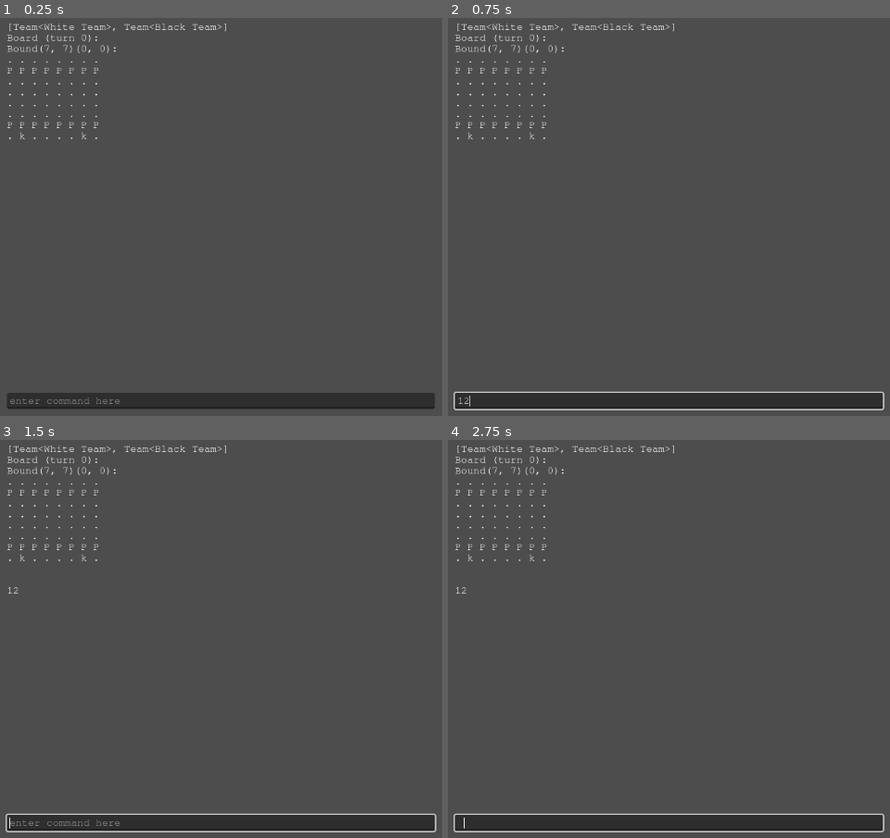
Above: before the commit, frames 1-4 (two rows, left to right).
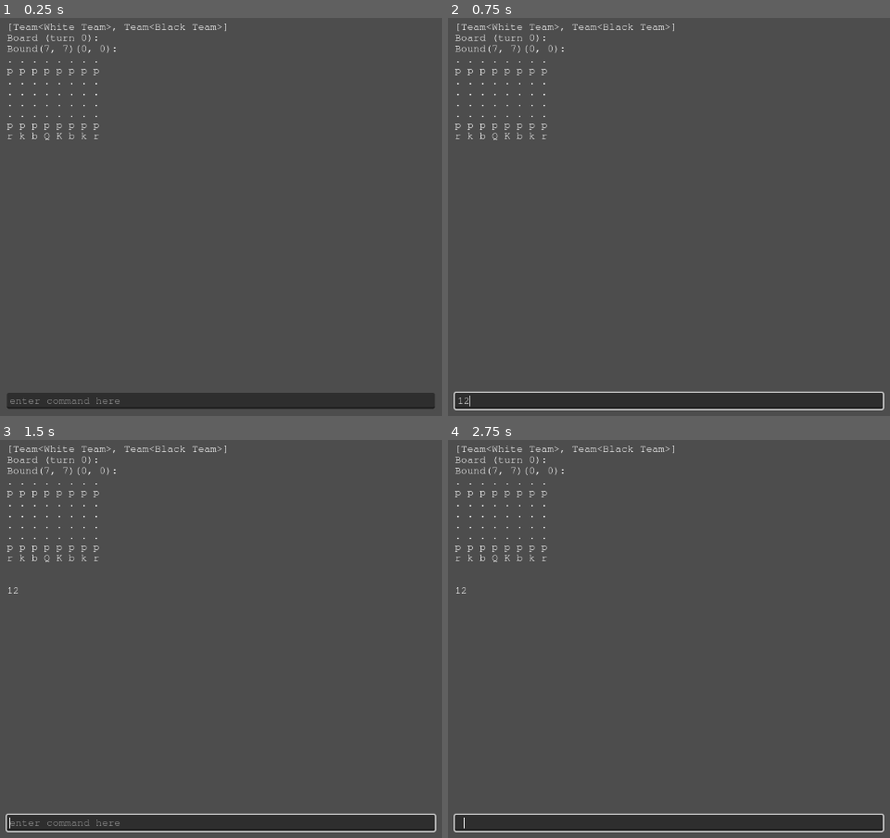
Above: after the commit, the same moments.

Repository: Roboticy3/Mess
Game: Godot game, scene res://default.tscn
Same seed, same stepped clock (60 frames per second), same inputs: the game is played once before the commit and once after it.
Inputs (mouse positions are in pixels of both pictures, inside the frame that each line leads up to):
- Up to frame 1 (0.25 s): no input
- Up to frame 2 (0.75 s): click (669, 400) at 0.52 s; type "12" at 0.6 s
- Up to frame 3 (1.5 s): tap Enter at 1.25 s
- Up to frame 4 (2.75 s): tap Space at 2 s

The runs differ from the first frame. In frame 1, 0.3% of the frame differs, in the area x 1-23%, y 12-31%; in frame 2, 0.3%; in frame 3, 0.3%; in frame 4, 0.3%.

Commit message:
Added the rest of the pieces, began work on complex behavior
Started working on castling

Diff:
--- a/Board Types/Board.gd
+++ b/Board Types/Board.gd
@@ -105,9 +105,6 @@
 
 	return p_new
 
-func take_piece(p:Piece) -> void:
-	var s := current_state
-
 func generate_options() -> void:
 	var s := current_state
 	var o := s.duplicate()
--- /dev/null
+++ b/Piece Types/Bishop2i.gd
@@ -0,0 +1,21 @@
+extends PieceType
+class_name Bishop2i
+
+const bishop2i_state_form := {
+	"position": Vector2i()
+}
+
+func _init():
+	name = "bishop2i"
+	state_form.merge(bishop2i_state_form, true)
+
+const directions:Array[Vector2i] = [
+	Vector2i(1, -1),
+	Vector2i(1, 1),
+	Vector2i(-1, 1),
+	Vector2i(-1, -1)
+]
+func generate_options(p:Piece, b:Board) -> Dictionary:
+	var o := {}
+	add_options_from_line_directions(o, directions, p, b)
+	return o
--- a/Piece Types/King2i.gd
+++ b/Piece Types/King2i.gd
@@ -1,26 +1,37 @@
 extends PieceType
+class_name King2i
 
 const king2i_state_form := {
-		"position": Vector2i()
-		}
+	"position": Vector2i(),
+	"rook axes": Vector2i(1, 0)
+	}
 
-func init():
+func _init():
 	name = "King2i"
 	state_form.merge(king2i_state_form, true)
+
+func castle_option(king:Piece, b:Board, o:Vector2i) -> void:
+	pass
 
 const squares:Array[Vector2i] = [
 	Vector2i(1, 0),
 	Vector2i(0, 1),
+	Vector2i(0, -1),
 	Vector2i(-1, 0),
-	Vector2i(0, -1)
+	Vector2i(1, -1),
+	Vector2i(1, 1),
+	Vector2i(1, -1),
+	Vector2i(-1, -1)
 ]
-func generate_options(p:Piece, b:Board):
+func generate_options(p:Piece, b:Board) -> Dictionary:
 
-	var p_state := p.get_state()
 	var o := {}
+	var p_state = p.get_state()
+	add_options_from_positions(o, squares, p, b)
 
-	for sq in squares:
-		var option = to_global(p_state, sq)
+	var ra = p_state["rook axes"]
+	var vacancies := {}
+	var is_empty = func (p, b, pos): return b.get_piece(pos) == null
+	add_options_from_line_directions(vacancies, [ra], p, b, null, is_empty, 2)
 
-		if option && b.get_team(option) != p.get_team():
-			o[option] = option_move
+	return o
--- a/Piece Types/Knight2i.gd
+++ b/Piece Types/Knight2i.gd
@@ -20,15 +20,6 @@
 	Vector2i(-2, -1)
 ]
 func generate_options(p:Piece, b:Board) -> Dictionary:
-
-	var p_state := p.get_state()
 	var o := {}
-
-	for sq in squares:
-		var option = to_global(p_state, sq)
-
-		if option && b.get_team(option) != p.get_team():
-			o[option] = option_move
-
-
+	add_options_from_positions(o, squares, p, b)
 	return o
--- a/Piece Types/Pawn2i.gd
+++ b/Piece Types/Pawn2i.gd
@@ -8,7 +8,7 @@
 		}
 
 func _init():
-	name = "Pawn2i"
+	name = "pawn2i"
 	state_form.merge(pawn2i_state_form, true)
 
 func generate_options(p:Piece, b:Board)->Dictionary:
--- a/Piece Types/PieceType.gd
+++ b/Piece Types/PieceType.gd
@@ -8,12 +8,49 @@
 func generate_options(_p:Piece, _b:Board)->Dictionary:
 	return {}
 
-var option_move := func (p:Piece, b:Board, o:Variant) -> void:
-	var p_state = p.get_state()
-	var p_new = b.move_piece(p, o)
+func option_move(p:Piece, b:Board, o) -> void:
+	b.move_piece(p, o)
+
+func can_take(p:Piece, b:Board, position) -> bool:
+	return position && b.get_team(position) != p.get_team()
 
 func to_global(s:Dictionary, position):
 	return Accessor.traverse_board(s["position"], s["position"] + position)
 
+###Builtin forms for generating options in bulk
+
+#from a list of local positions
+func add_options_from_positions(options:Dictionary, positions:Array, p:Piece, b:Board, option=option_move, validator=can_take) -> void:
+	var p_state = p.get_state()
+	for pos in positions:
+		pos = to_global(p.get_state(), pos)
+
+		if validator.call(p, b, pos):
+			options[pos] = option
+
+#from a list of (sorta) global directions
+#directions will not be transformed by the piece's direction since the piece may not have the direction property
+#the positions they make are still traversed to and so this function will handle traversing the shape of the board
+#the direction describes a line to iterate through until and invalid square is found
+const max_iter := 100
+func add_options_from_line_directions(options:Dictionary, directions:Array, p:Piece, b:Board, option=option_move, validator:=can_take, iterations:=max_iter) -> void:
+	var p_state = p.get_state()
+	#try to create options in lines in each direction
+	for d in directions:
+		var i = 1
+		#starting from the first square in a direction, travel in that direction until a square that cannot be taken is reached
+		var pos = Accessor.traverse_board(p_state["position"], p_state["position"] + d)
+		while validator.call(p, b, pos):
+
+			options[pos] = option
+
+			#to travel in the direction, traverse the board from the current position to the next multiple of the direction
+			i += 1
+			pos = Accessor.traverse_board(pos, pos + d)
+
+			#nasa memory safety
+			if i > iterations:
+				break
+
 func _to_string():
 	return "PieceType<" + name + ">"
--- /dev/null
+++ b/Piece Types/Queen2i.gd
@@ -0,0 +1,25 @@
+extends PieceType
+class_name Queen2i
+
+const queen2i_state_form := {
+	"position": Vector2i()
+}
+
+func _init():
+	name = "Queen2i"
+	state_form.merge(queen2i_state_form, true)
+
+const directions:Array[Vector2i] = [
+	Vector2i(1, 0),
+	Vector2i(0, 1),
+	Vector2i(0, -1),
+	Vector2i(-1, 0),
+	Vector2i(1, -1),
+	Vector2i(1, 1),
+	Vector2i(1, -1),
+	Vector2i(-1, -1)
+]
+func generate_options(p:Piece, b:Board) -> Dictionary:
+	var o := {}
+	add_options_from_line_directions(o, directions, p, b)
+	return o
--- /dev/null
+++ b/Piece Types/Rook2i.gd
@@ -0,0 +1,21 @@
+extends PieceType
+class_name Rook2i
+
+const rook2i_state_form := {
+	"position": Vector2i()
+}
+
+func _init():
+	name = "rook2i"
+	state_form.merge(rook2i_state_form, true)
+
+const directions:Array[Vector2i] = [
+	Vector2i(1, 0),
+	Vector2i(0, 1),
+	Vector2i(0, -1),
+	Vector2i(-1, 0)
+]
+func generate_options(p:Piece, b:Board) -> Dictionary:
+	var o := {}
+	add_options_from_line_directions(o, directions, p, b)
+	return o
--- a/Scripts/Board Elements/Piece.gd
+++ b/Scripts/Board Elements/Piece.gd
@@ -3,7 +3,7 @@
 
 @export var type:PieceType
 
-@export var starting_state:Dictionary = {"position":null,"team":null}
+@export var starting_state:Dictionary = {"position":null}
 
 var states:Array[Dictionary]
 var starting_turn := 0
@@ -16,7 +16,7 @@
 			starting_state[k] = type.state_form[k]
 		elif typeof(starting_state[k]) != typeof(type.state_form[k]):
 			push_error("starting_state pair (", k, ": ", starting_state[k], ") does not match the type of the state_form pair (", k, ": ", type.state_form[k], "), aborting piece creation.")
-			free()
+			call_deferred("free")
 			return
 
 	states = [starting_state]
--- a/default.tscn
+++ b/default.tscn
@@ -7,9 +7,13 @@
 [ext_resource type="Script" path="res://Scripts/Board Elements/Bound Types/Bound2i.gd" id="5_h6ohc"]
 [ext_resource type="Script" path="res://Piece Types/Knight2i.gd" id="5_sjywq"]
 [ext_resource type="Script" path="res://Scripts/Player/Player.gd" id="6_34qhd"]
+[ext_resource type="Script" path="res://Piece Types/King2i.gd" id="6_jo4u3"]
 [ext_resource type="Theme" uid="uid://b76e6ruwcxs2s" path="res://Resources/UI/UI_Theme.tres" id="7_bmt6j"]
+[ext_resource type="Script" path="res://Piece Types/Rook2i.gd" id="7_vi3aq"]
 [ext_resource type="Script" path="res://Scripts/Technical/CopyProperties.gd" id="8_68y8w"]
 [ext_resource type="FontFile" uid="uid://ckqe7wyyay7fh" path="res://Resources/UI/FreeMono.ttf" id="8_kjhd7"]
+[ext_resource type="Script" path="res://Piece Types/Bishop2i.gd" id="8_q5qix"]
+[ext_resource type="Script" path="res://Piece Types/Queen2i.gd" id="9_wrjyr"]
 [ext_resource type="Script" path="res://Scripts/Player/CommandLine.gd" id="10_to7dn"]
 
 [sub_resource type="Resource" id="Resource_8a4kp"]
@@ -17,6 +21,18 @@
 
 [sub_resource type="Resource" id="Resource_1421e"]
 script = ExtResource("5_sjywq")
+
+[sub_resource type="Resource" id="Resource_e0o4y"]
+script = ExtResource("6_jo4u3")
+
+[sub_resource type="Resource" id="Resource_ve2vv"]
+script = ExtResource("7_vi3aq")
+
+[sub_resource type="Resource" id="Resource_v6ihh"]
+script = ExtResource("8_q5qix")
+
+[sub_resource type="Resource" id="Resource_6gybt"]
+script = ExtResource("9_wrjyr")
 
 [node name="Default" type="Control"]
 layout_mode = 3
@@ -164,6 +180,48 @@
 type = SubResource("Resource_1421e")
 starting_state = {
 "position": Vector2i(6, 0)
+}
+
+[node name="King" type="Node" parent="Board/White Team"]
+script = ExtResource("3_tivbx")
+type = SubResource("Resource_e0o4y")
+starting_state = {
+"position": Vector2i(4, 0)
+}
+
+[node name="Rook" type="Node" parent="Board/White Team"]
+script = ExtResource("3_tivbx")
+type = SubResource("Resource_ve2vv")
+starting_state = {
+"position": Vector2i(0, 0)
+}
+
+[node name="Rook2" type="Node" parent="Board/White Team"]
+script = ExtResource("3_tivbx")
+type = SubResource("Resource_ve2vv")
+starting_state = {
+"position": Vector2i(7, 0)
+}
+
+[node name="Bishop" type="Node" parent="Board/White Team"]
+script = ExtResource("3_tivbx")
+type = SubResource("Resource_v6ihh")
+starting_state = {
+"position": Vector2i(2, 0)
+}
+
+[node name="Bishop2" type="Node" parent="Board/White Team"]
+script = ExtResource("3_tivbx")
+type = SubResource("Resource_v6ihh")
+starting_state = {
+"position": Vector2i(5, 0)
+}
+
+[node name="Queen" type="Node" parent="Board/White Team"]
+script = ExtResource("3_tivbx")
+type = SubResource("Resource_6gybt")
+starting_state = {
+"position": Vector2i(3, 0)
 }
 
 [node name="Shape" type="Node" parent="Board"]
Not shown: 1 places in default.tscn that only renumber resources
